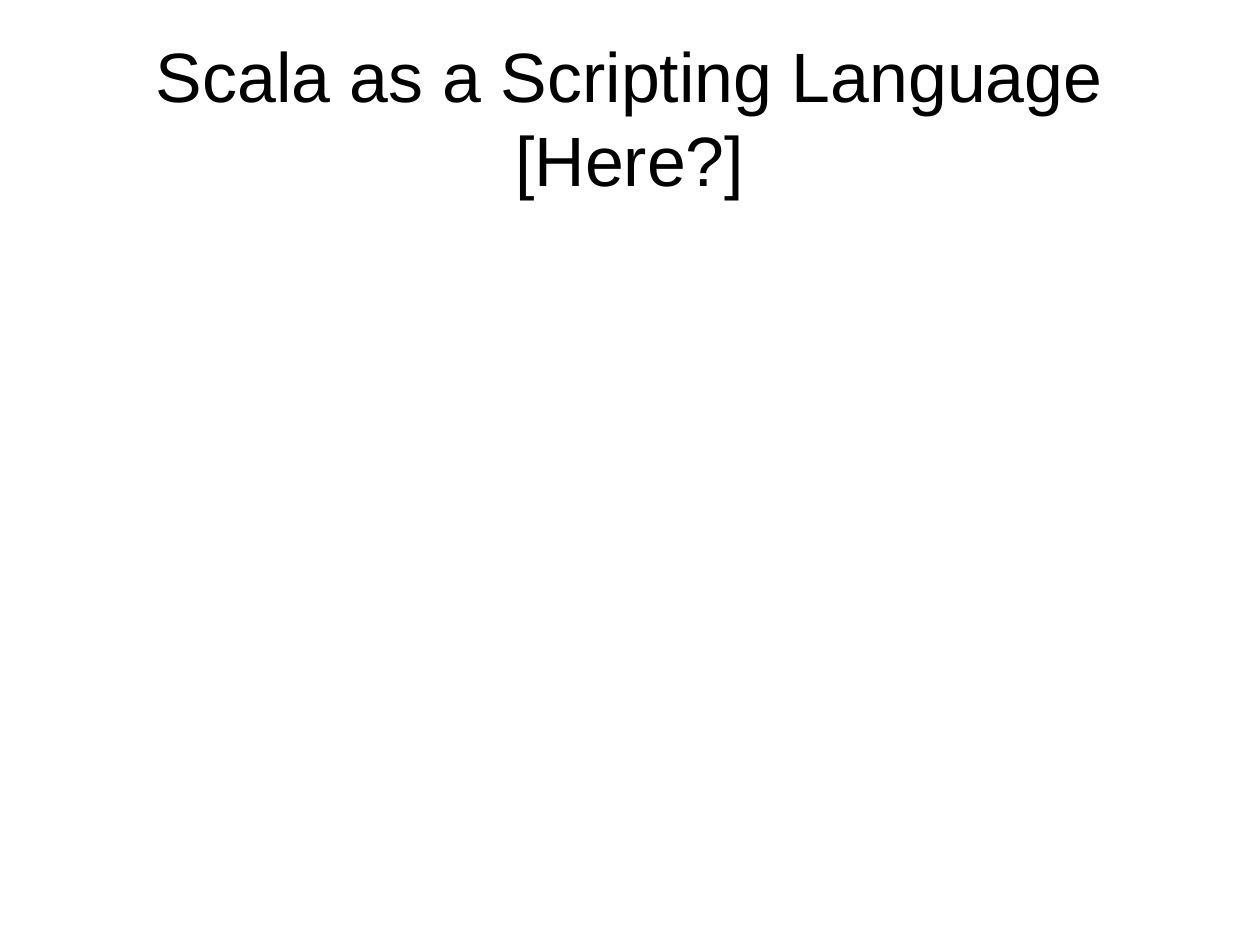
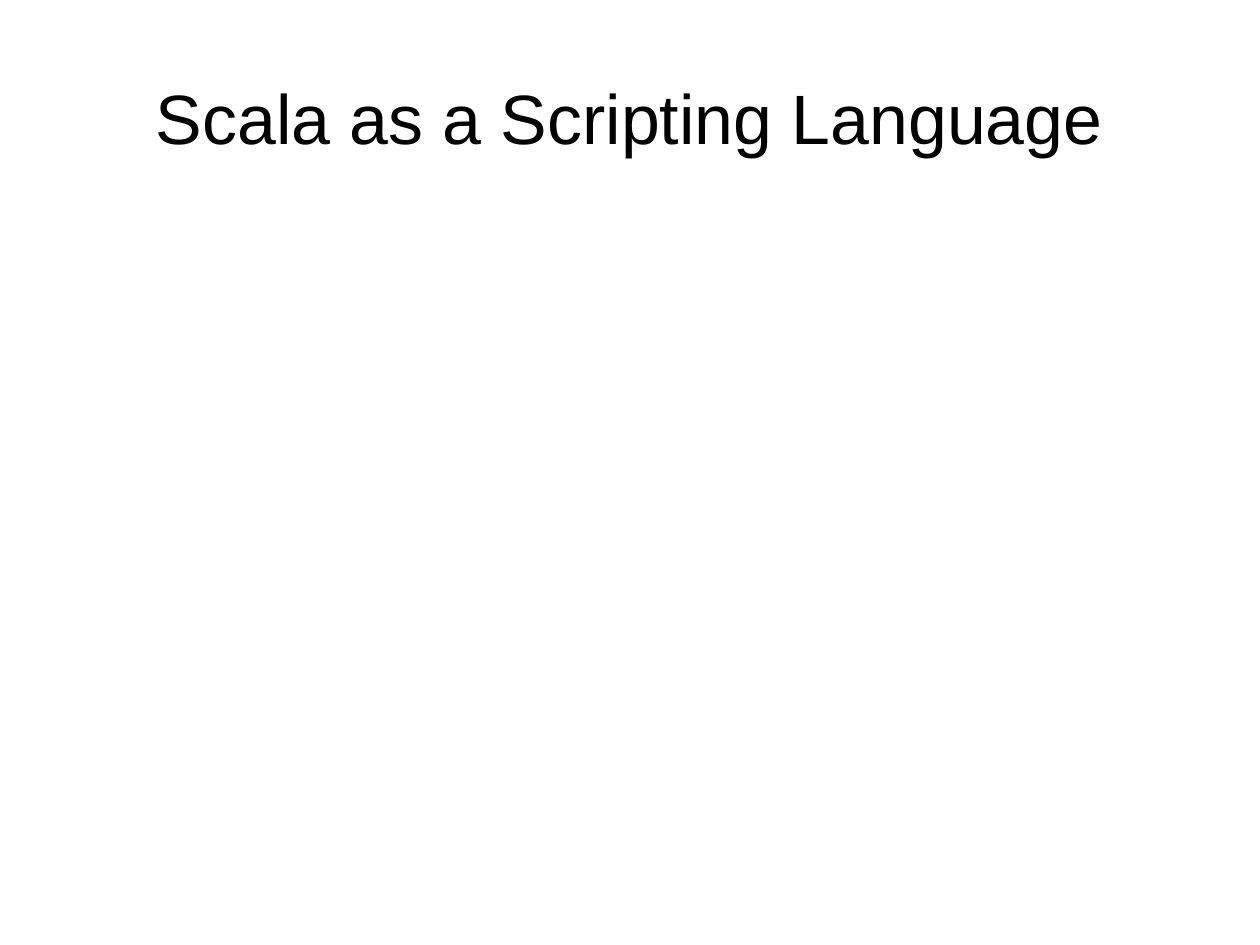
Before and after one commit to JohnLockwood/ScalaTalkSacjug, a slide deck: slide 7 of ScalaDecember2014.odp (slide 30 before the commit). Drawn at 1260x945 pixels with LibreOffice and Linux fonts; fonts in the diff are those of the drawing. Boxes give left, top, right and bottom in pixels: in the first picture for what was removed or moved away, otherwise in the second. Text is boxed around its words. In the diff, an @@ line names an element or a change of style, - is before the commit and + after.

Commit message:
Begin worko on tools and scripting session

```diff
--- a/ScalaDecember2014.odp
+++ b/ScalaDecember2014.odp
@@ title at (x1=156, y1=93, x2=1103, y2=157): text changed @@
-Scala as a Scripting Language
-[Here?]
+Scala as a Scripting Language
```
Also in this commit, not shown: 1 other slide changed, 5 slides added, 2 other files.
